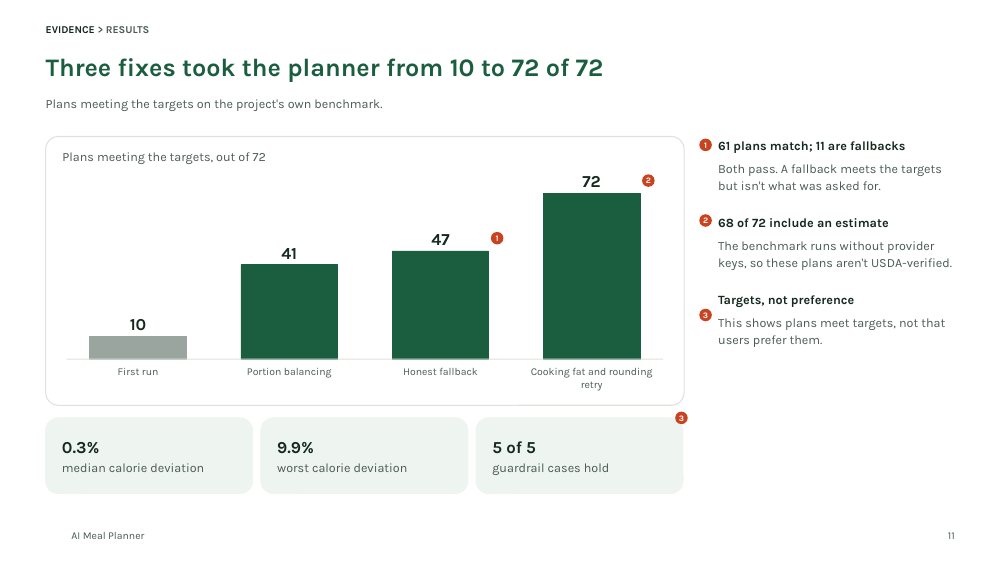
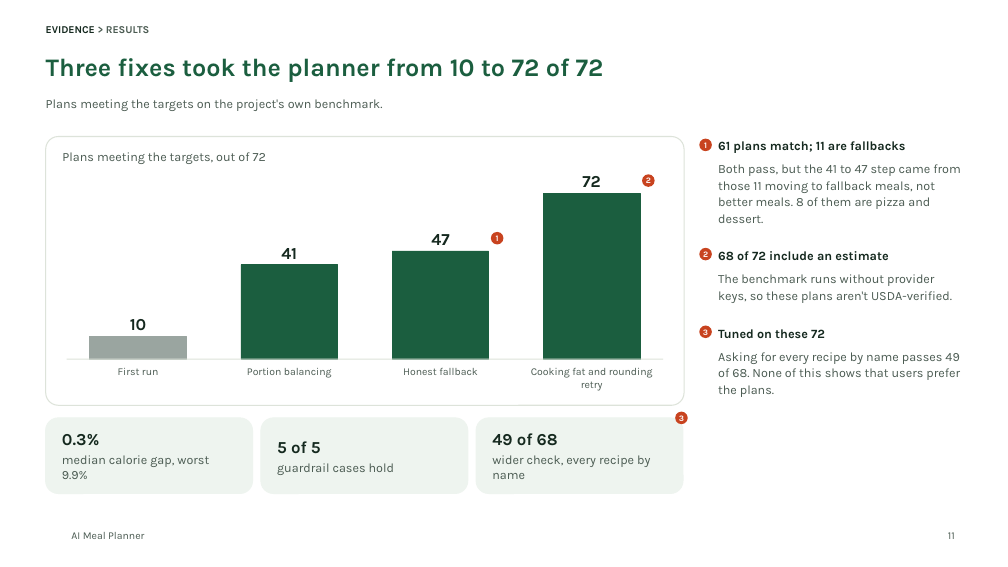
Before and after one commit to tuannm3812/ai-meal-planner, a slide deck: slide 11 of docs/showcase/ai-meal-planner-deck.pptx. Drawn at 1008x567 pixels with LibreOffice and Linux fonts; fonts in the diff are those of the drawing; background and template pictures are left out. Boxes give left, top, right and bottom in pixels: in the first picture for what was removed or moved away, otherwise in the second. Text is boxed around its words. In the diff, an @@ line names an element or a change of style, - is before the commit and + after.

```diff
--- a/docs/showcase/ai-meal-planner-deck.pptx
+++ b/docs/showcase/ai-meal-planner-deck.pptx
@@ text at (718, 164, 961, 223): text changed @@
-Both pass. A fallback meets the targets but isn't what was asked for.
+Both pass, but the 41 to 47 step came from those 11 moving to fallback meals, not better meals. 8 of them are pizza and dessert.
@@ ellipse "2": place and size @@
-ellipse "2" at (699, 214, 712, 227)
+ellipse "2" at (699, 248, 712, 261)
@@ ellipse "3": place and size @@
-ellipse "3" at (699, 309, 712, 321)
+ellipse "3" at (699, 326, 712, 339)
@@ text at (718, 329, 960, 397): text changed @@
-Targets, not preference
-This shows plans meet targets, not that users prefer them.
+Tuned on these 72
+Asking for every recipe by name passes 49 of 68. None of this shows that users prefer the plans.
@@ text in rounded rectangle at (277, 441, 394, 475): text changed @@
-9.9%
-worst calorie deviation
+5 of 5
+guardrail cases hold
@@ text in rounded rectangle at (492, 433, 650, 479): text changed @@
-5 of 5
-guardrail cases hold
+49 of 68
+wider check, every recipe by name
@@ text in rounded rectangle at (62, 455, 209, 479): text changed @@
-median calorie deviation
+median calorie gap, worst 9.9%
```
Also in this commit, not shown: 6 other slides changed, 13 other files.
